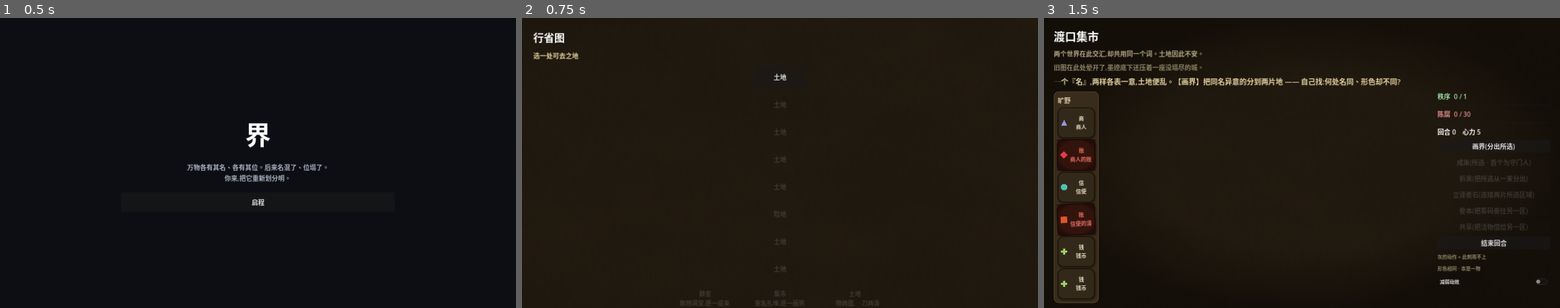
Above: before the commit, frames 1-3 (left to right).
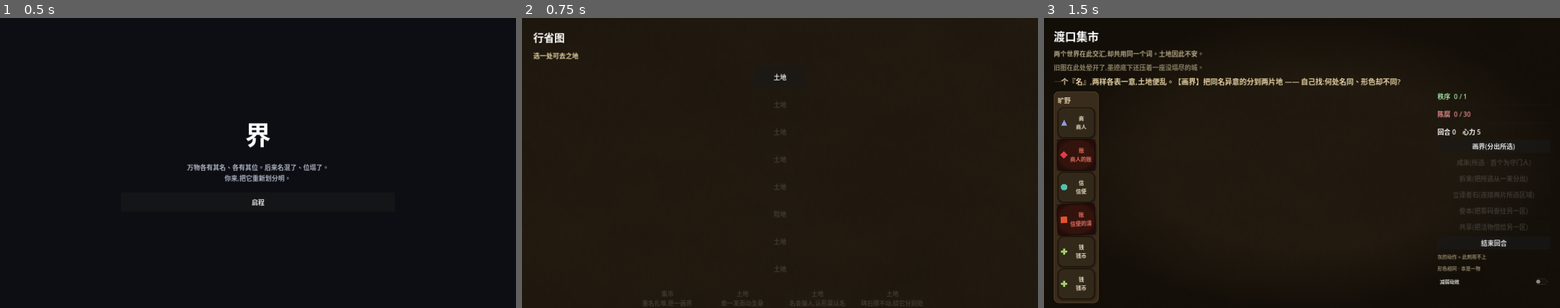
Above: after the commit, the same moments.

Repository: HelloKuoty/bounds
Game: Godot game, scene res://scenes/main/Main.tscn
The game is run twice, just before and just after one commit, with the same random seed, the same clock (stepped at 60 frames per second) and the same inputs.
Inputs:
- Up to frame 1 (0.5 s): no input
- Up to frame 2 (0.75 s): click "启程" at 0.5 s
- Up to frame 3 (1.5 s): click "土地" at 1.25 s

Frame 1 is identical in both runs. In frame 2, 0.3% of the frame differs, in the area x 23-78%, y 94-100%; in frame 3, nothing differs.

Commit message:
iter-53: new mechanic 固/锚 fixed pieces — thicken the vocabulary (深度, 小鹿)
iter-48/52深度处方(小鹿): "底层词库没变厚, 吃组合数红利非新概念——该加新概念"。
选最佳"新概念/非浅/低风险/可解"平衡=固/锚棋子(新空间约束, 不新增动词, opt-in对既有关卡零影响, 构造可解)。
- 新概念: 某些棋子生根钉死、画界挪不动(PieceData.fixed; draw_wall遇固定棋拒移)。映射不可迁移的既有/遗留参照——绕着它把别的分出去, 把"自由画界"变"受限画界"。
- 视觉: 固定棋角上灰色铆钉(ColorRect, 形状非颜色护色盲)。
- 新关碑院: 祖碑+古钟(固)各与招牌/座钟同名异意, 只能画界分可动的。入BRANCH_POOL(7关, generate_map奇数发牌4+3 ceil)。
- smoke求解器name_overload改固定棋感知(保留固定棋含义只移可动棋); +确定性测试(固定棋拒移/绕它分可动棋→清关); 补clear_line过既有测试。
→ 134绿, smoke通关, LOAD 0. 重导出网页. 既有关卡零影响。
设计约束: 不可两枚固定棋同名异意(无解); 碑院已避开。机制/可解已测; 铆钉观感需真人。

Co-Authored-By: Claude Opus 4.8 (1M context) <noreply@anthropic.com>

Diff:
--- a/data/territories.json
+++ b/data/territories.json
@@ -295,6 +295,22 @@
         {"id": "sn_one_sutra", "label": "一堂经", "members": ["sn_s1", "sn_s2", "sn_s3"]},
         {"id": "sn_one_incense", "label": "一炉香", "members": ["sn_i1", "sn_i2"]}
       ]
+    },
+    {
+      "id": "stele_yard",
+      "name": "碑院",
+      "tagline": "碑石挪不动,绕它分别处",
+      "intro": "院里两样东西挪不得 —— 一通祖碑、一口古钟,都生了根。偏有招牌、座钟与它们同名异意;碑、钟动不得,只好把别的分出去。",
+      "clear_line": "碑钟生了根,便画界把招牌、座钟分出去 —— 挪不动的,就绕着它理。",
+      "concord_target": 2,
+      "blight_max": 30,
+      "insight": 3,
+      "pieces": [
+        {"id": "sy_stele", "label": "祖庙的碑", "glyph": "名", "meaning": "sy_ancestor", "kind": "living", "fixed": true},
+        {"id": "sy_sign", "label": "店家的招牌", "glyph": "名", "meaning": "sy_shop", "kind": "living"},
+        {"id": "sy_oldbell", "label": "古庙的钟", "glyph": "钟", "meaning": "sy_temple", "kind": "living", "fixed": true},
+        {"id": "sy_clock", "label": "厅上的座钟", "glyph": "钟", "meaning": "sy_mantel", "kind": "living"}
+      ]
     }
   ]
 }
--- a/scripts/autoload/run_manager.gd
+++ b/scripts/autoload/run_manager.gd
@@ -17,6 +17,7 @@
 	{"type": "sanctum", "terr": "the_sanctum"},   # 静室:散物满堂,逐一成束
 	{"type": "territory", "terr": "scroll_bond"}, # 契卷堂:卷页待收,先束后通
 	{"type": "territory", "terr": "two_names"},   # 名障镇:名会骗人,认形莫认名
+	{"type": "territory", "terr": "stele_yard"},  # 碑院:碑石挪不动,绕它分别处(固/锚棋)
 ]
 const PLAN := [
 	[{"type": "territory", "terr": "the_crossing"}],        # 学:画界
@@ -55,7 +56,7 @@
 		var tmp = pool[k]
 		pool[k] = pool[m]
 		pool[m] = tmp
-	var per_branch: int = pool.size() / 2
+	var per_branch: int = (pool.size() + 1) / 2   # ceil — an odd pool deals the extra to the first layer
 	var branch_layers: Array = [pool.slice(0, per_branch), pool.slice(per_branch, pool.size())]
 	var bi := 0
 	var prev: Array = []
--- a/scripts/board/board_state.gd
+++ b/scripts/board/board_state.gd
@@ -106,7 +106,7 @@
 		pieces[p.id] = {
 			"id": p.id, "label": p.label, "glyph": p.glyph,
 			"meaning": p.meaning, "kind": p.kind,
-			"region": FIELD_REGION, "bundle": -1, "corrupted": p.corrupt,
+			"region": FIELD_REGION, "bundle": -1, "corrupted": p.corrupt, "fixed": p.fixed,
 		}
 		piece_placed.emit(p.id, FIELD_REGION)
 
@@ -202,6 +202,10 @@
 	if insight < ACTION_COST:
 		action_refused.emit("insight")
 		return -1
+	for pid in piece_ids:
+		if pieces.has(pid) and pieces[pid].get("fixed", false):
+			action_refused.emit("fixed")   # 固/锚 pieces won't move — carve the others around them
+			return -1
 	var before := instabilities().size()
 	var rid := _next_region
 	_next_region += 1
--- a/scripts/data/piece_data.gd
+++ b/scripts/data/piece_data.gd
@@ -12,6 +12,7 @@
 var meaning: String = ""  # the true meaning (drives instability; semantic key)
 var kind: String = "living"  # "living" | "token"
 var corrupt: bool = false  # starts already rotten (only meaningful in spreading territories)
+var fixed: bool = false    # 固/锚: can't be moved by a wall — you must carve the OTHERS around it (iter-53)
 
 
 static func from_dict(d: Dictionary) -> PieceData:
@@ -22,6 +23,7 @@
 	p.meaning = d.get("meaning", "")
 	p.kind = d.get("kind", "living")
 	p.corrupt = bool(d.get("corrupt", false))
+	p.fixed = bool(d.get("fixed", false))
 	return p
 
 
--- a/scripts/ui/territory_view.gd
+++ b/scripts/ui/territory_view.gd
@@ -421,6 +421,16 @@
 	btn.icon = _meaning_icon(p["meaning"])  # the essence badge — read the board, not the glyphs
 	btn.add_theme_constant_override("h_separation", 5)
 	btn.vertical_icon_alignment = VERTICAL_ALIGNMENT_CENTER
+	if p.get("fixed", false):
+		# 固/锚: a small stone rivet marks a piece that won't move — you carve around it. The
+		# cue is a shape in the corner, not a colour, so it survives colour-blind play. (iter-53)
+		var stud := ColorRect.new()
+		stud.color = Color("6b6256")
+		stud.custom_minimum_size = Vector2(9, 9)
+		stud.size = Vector2(9, 9)
+		stud.position = Vector2(5, 5)
+		stud.mouse_filter = Control.MOUSE_FILTER_IGNORE
+		btn.add_child(stud)
 	btn.toggled.connect(_on_piece_toggled.bind(pid))
 	return btn
 
--- a/tests/smoke_full_run.gd
+++ b/tests/smoke_full_run.gd
@@ -67,11 +67,18 @@
 		var inst: Dictionary = insts[0]
 		match inst["type"]:
 			"name_overload":
+				# keep a FIXED piece's meaning if one is in the clash (it can't be moved);
+				# move only the non-fixed pieces of the other meanings. (iter-53)
 				var keep = inst["meanings"][0]
+				for pid in board.pieces:
+					var pf: Dictionary = board.pieces[pid]
+					if pf["region"] == inst["region"] and pf["glyph"] == inst["glyph"] and pf.get("fixed", false):
+						keep = pf["meaning"]
+						break
 				var move_ids: Array = []
 				for pid in board.pieces:
 					var p: Dictionary = board.pieces[pid]
-					if p["region"] == inst["region"] and p["glyph"] == inst["glyph"] and p["meaning"] != keep:
+					if p["region"] == inst["region"] and p["glyph"] == inst["glyph"] and p["meaning"] != keep and not p.get("fixed", false):
 						move_ids.append(pid)
 				if move_ids.is_empty():
 					return false
--- a/tests/test_territory_view.gd
+++ b/tests/test_territory_view.gd
@@ -149,6 +149,20 @@
 	view.free()
 
 
+func test_fixed_pieces_refuse_to_move_and_force_walling_the_others() -> void:
+	# iter-53 (深度 · 加厚词库): some pieces are 固/锚 — a wall can't move them, so you must
+	# carve the OTHERS around them. 碑院 has a fixed stele + bell, each name-clashing with a
+	# movable piece; the only solution is to wall the movable ones away.
+	var board := BoardState.new()
+	board.load_territory(TerritoryDatabase.get_territory("stele_yard"))
+	assert_eq(board.draw_wall(["sy_stele"]), -1, "a fixed piece (the stele) can't be walled away")
+	assert_eq(board.draw_wall(["sy_oldbell"]), -1, "the old bell is fixed too")
+	assert_false(board.cleared, "the refused moves changed nothing")
+	board.draw_wall(["sy_sign"])   # wall the movable signboard out of the stele's region
+	board.draw_wall(["sy_clock"])  # and the movable clock out of the old bell's region
+	assert_true(board.cleared, "walling the movable pieces around the fixed ones settles 碑院")
+
+
 func test_one_fumble_stays_quiet_a_second_in_a_row_surfaces_the_hint() -> void:
 	# iter-46 (林晚): a single fumbled move is just trial-and-error (the puzzle itself), so
 	# stay quiet; only a SECOND no-progress move in a row surfaces the type-hint (小鹿's net,
Not shown, changed: docs/index.html
Not shown, changed: docs/index.pck
Not shown, added: team/iterations/iter-53.md
